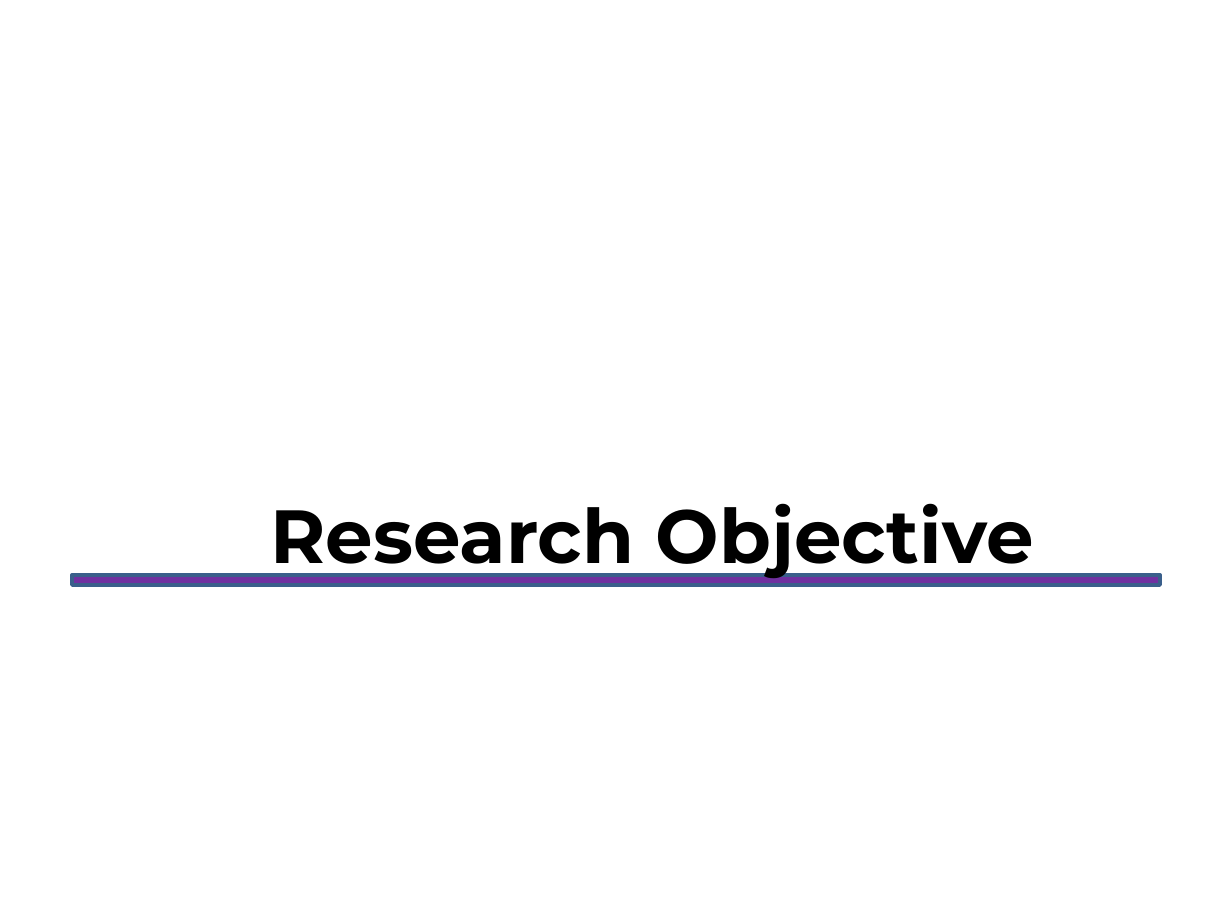
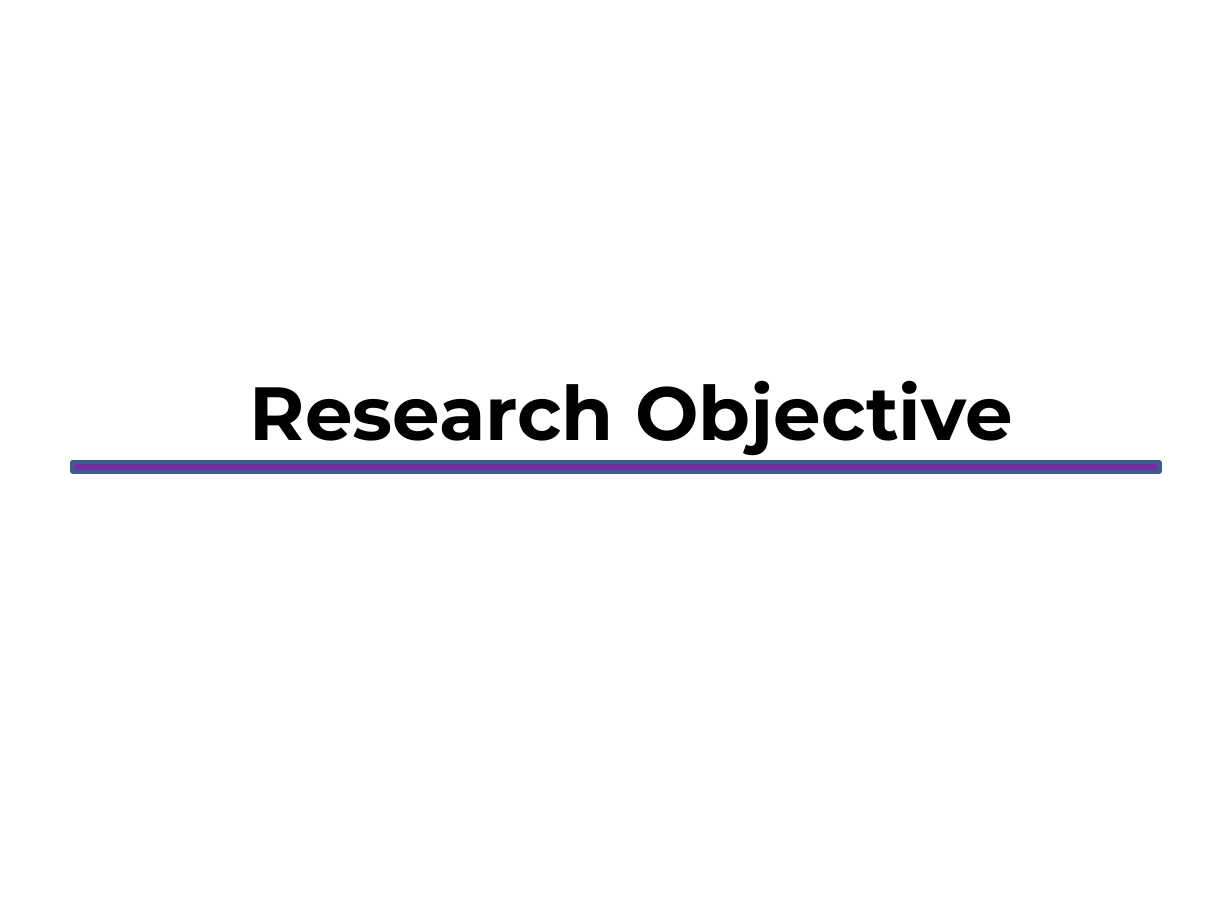
Before and after one commit to GodVilan/MERN-Based-Placement-Management-Portal-, a slide deck: slide 7 of MajorProjectPPTPhase1.pptx. Drawn at 1232x924 pixels with LibreOffice and Linux fonts; fonts in the diff are those of the drawing. Boxes give left, top, right and bottom in pixels: in the first picture for what was removed or moved away, otherwise in the second. Text is boxed around its words. In the diff, an @@ line names an element or a change of style, - is before the commit and + after.

```diff
--- a/MajorProjectPPTPhase1.pptx
+++ b/MajorProjectPPTPhase1.pptx
@@ text "Research Objective": place and size @@
-text "Research Objective" at bbox=[270, 503, 1034, 581]
+text "Research Objective" at bbox=[250, 380, 1013, 456]
@@ rectangle: place and size @@
-rectangle at bbox=[71, 575, 1159, 585]
+rectangle at bbox=[71, 462, 1159, 472]
```
Also in this commit, not shown: 6 other slides changed.
